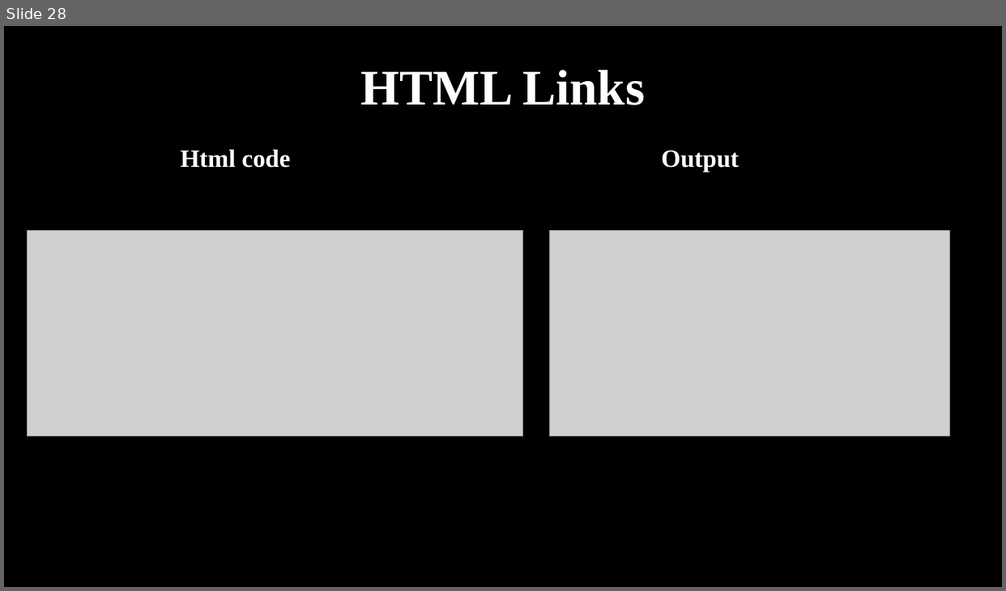
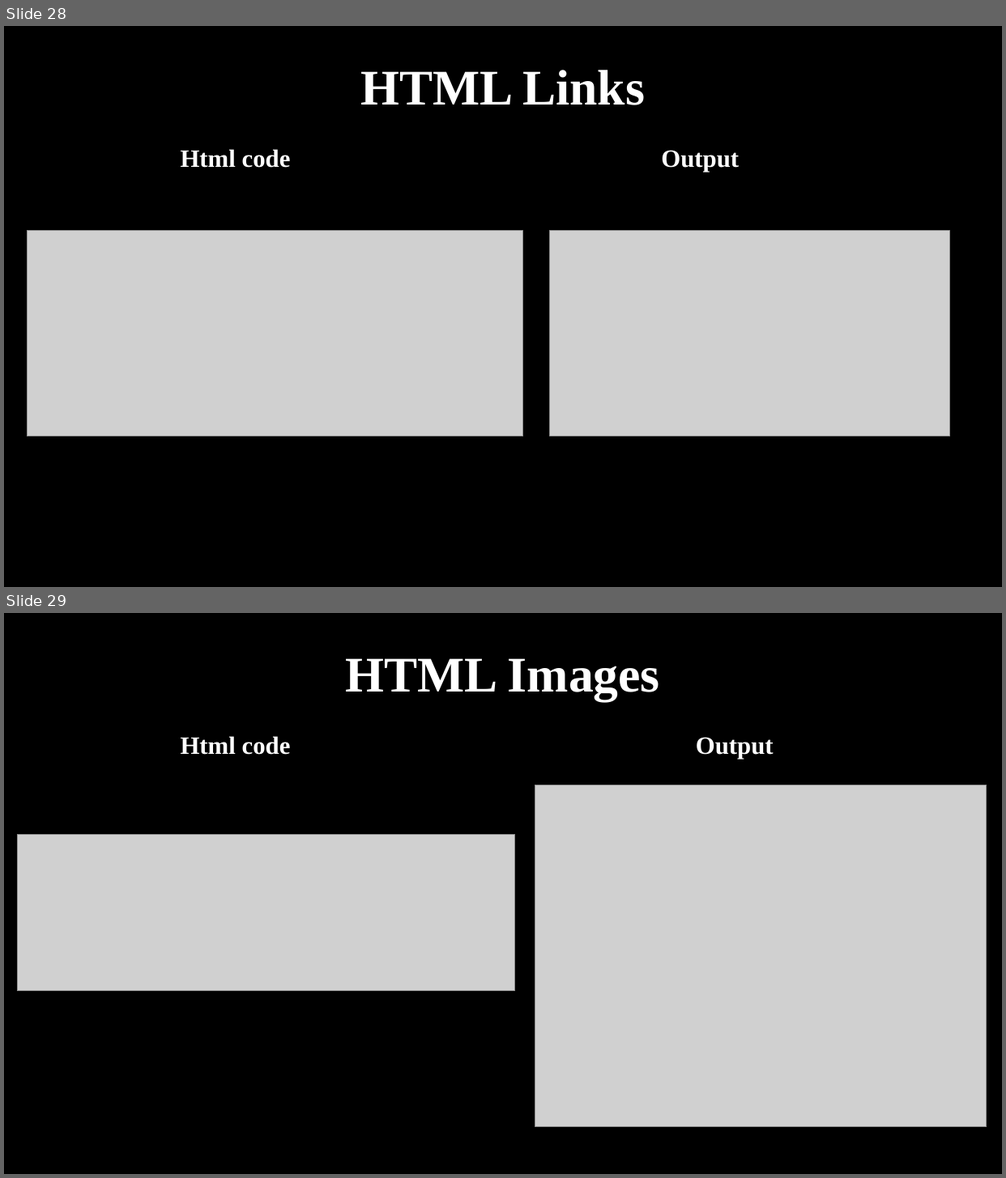
Before and after one commit to haiderIbrahem/ASPU_WEB, a slide deck: web.pptx. Shown one above the other, each under a label of ours: slide 28 before the commit, slides 28 and 29 after it. The pictures are 1006x591 and 1006x1178 pixels, drawn with LibreOffice and Linux fonts; fonts in the diff are those of the drawing; grey boxes stand for pictures. Boxes give left, top, right and bottom in pixels: in the first picture for what was removed or moved away, otherwise in the second. Text is boxed around its words. In the diff, an @@ line names an element or a change of style, - is before the commit and + after.

Commit message:
add new slides

```diff
--- a/web.pptx
+++ b/web.pptx
@@ slide 29 added at box(4, 613, 1002, 1174), background #000000 @@
@@ title added at box(346, 658, 660, 701), 48 pt, text #FFFFFF, bold @@
+HTML Images
@@ text added at box(181, 736, 291, 755), 24 pt, text #FFFFFF, bold @@
+Html code
@@ text added at box(696, 737, 774, 759), 24 pt, text #FFFFFF, bold @@
+Output
@@ picture added at box(535, 786, 987, 1127) @@
@@ picture added at box(17, 835, 514, 991) @@
```
Also in this commit, not shown: 1 other slide added.
